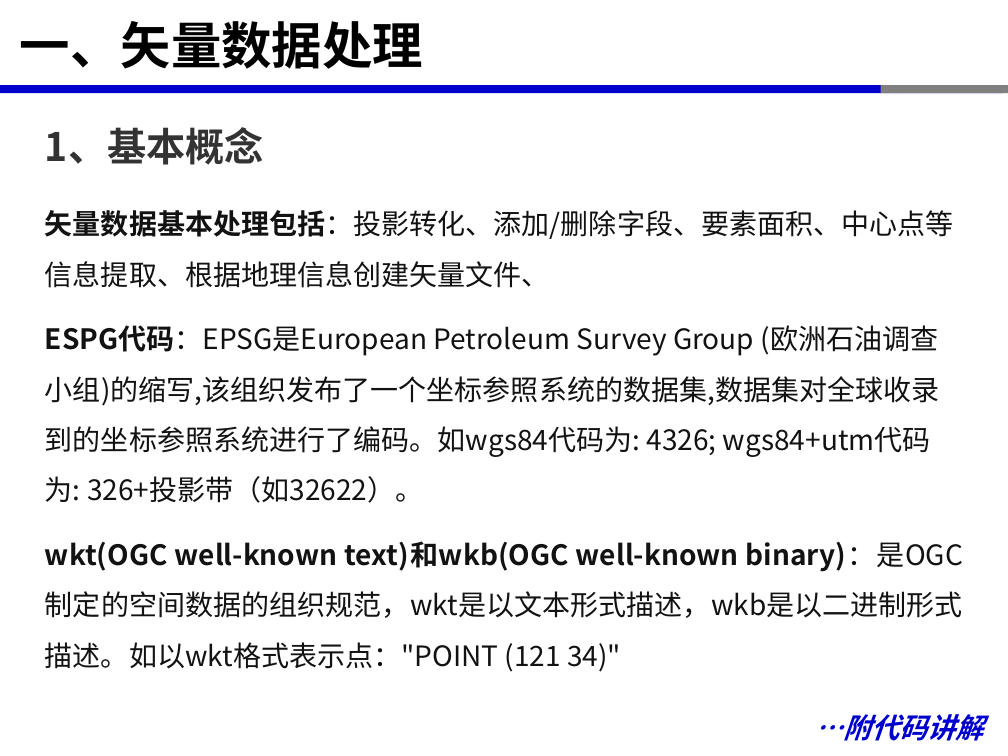
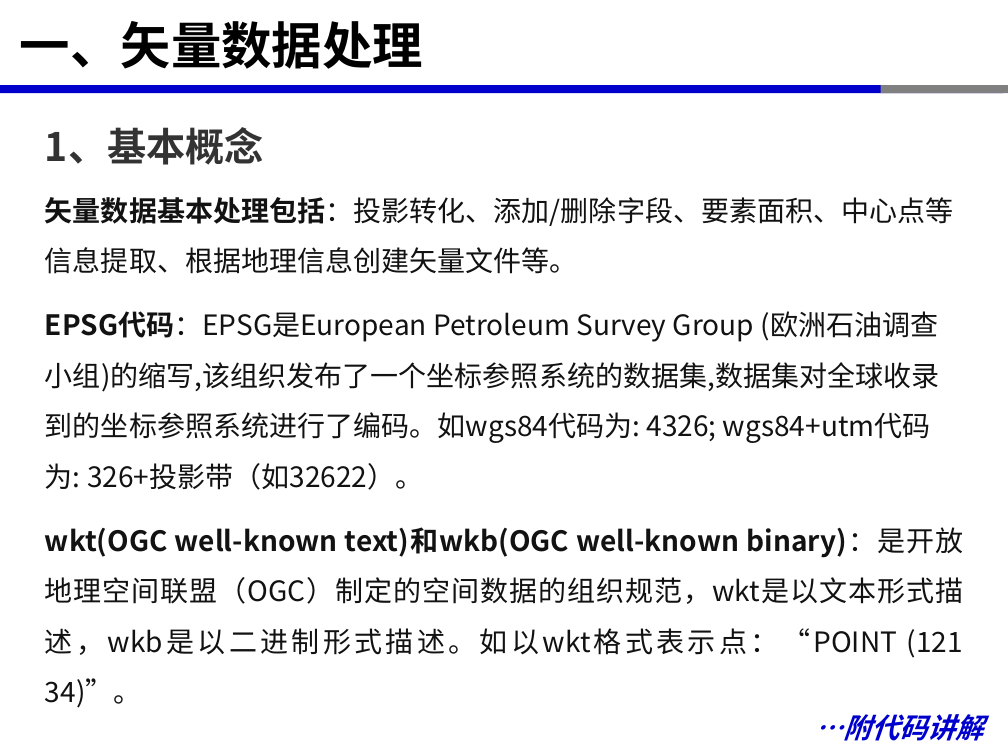
Before and after one commit to kightbal/Open-source-GIS-Course, a slide deck: slide 17 of 第4章-矢量数据处理-8课时/第4章-矢量数据处理.pptx. Drawn at 1008x756 pixels with LibreOffice and Linux fonts; fonts in the diff are those of the drawing. Boxes give left, top, right and bottom in pixels: in the first picture for what was removed or moved away, otherwise in the second. Text is boxed around its words. In the diff, an @@ line names an element or a change of style, - is before the commit and + after.

```diff
--- a/第4章-矢量数据处理-8课时/第4章-矢量数据处理.pptx
+++ b/第4章-矢量数据处理-8课时/第4章-矢量数据处理.pptx
@@ text at [45, 197, 963, 708]: text changed @@
-矢量数据基本处理包括：投影转化、添加/删除字段、要素面积、中心点等信息提取、根据地理信息创建矢量文件、
-ESPG代码：EPSG是European Petroleum Survey Group (欧洲石油调查小组)的缩写,该组织发布了一个坐标参照系统的数据集,数据集对全球收录到的坐标参照系统进行了编码。如wgs84代码为: 4326; wgs84+utm代码为: 326+投影带（如32622）。
-wkt(OGC well-known text)和wkb(OGC well-known binary)：是OGC制定的空间数据的组织规范，wkt是以文本形式描述，wkb是以二进制形式描述。如以wkt格式表示点："POINT (121 34)"
+矢量数据基本处理包括：投影转化、添加/删除字段、要素面积、中心点等信息提取、根据地理信息创建矢量文件等。
+EPSG代码：EPSG是European Petroleum Survey Group (欧洲石油调查小组)的缩写,该组织发布了一个坐标参照系统的数据集,数据集对全球收录到的坐标参照系统进行了编码。如wgs84代码为: 4326; wgs84+utm代码为: 326+投影带（如32622）。
+wkt(OGC well-known text)和wkb(OGC well-known binary)：是开放地理空间联盟（OGC）制定的空间数据的组织规范，wkt是以文本形式描述，wkb是以二进制形式描述。如以wkt格式表示点：“POINT (121 34)”。
```
Also in this commit, not shown: 15 other files.
